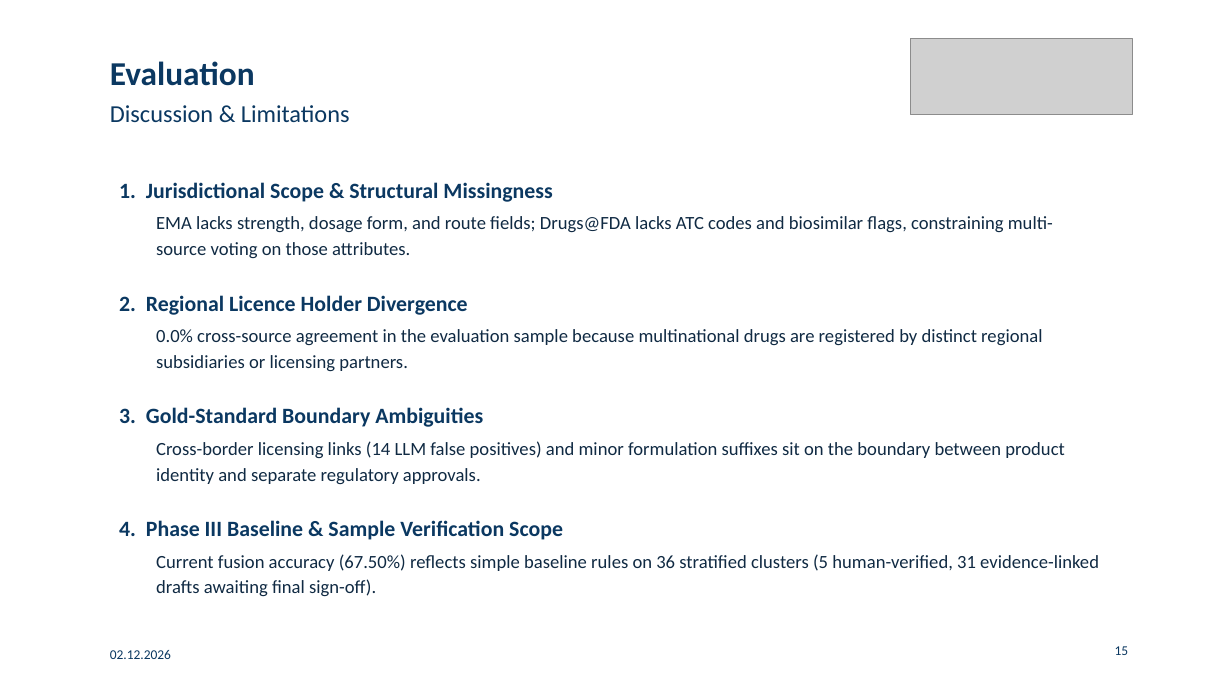
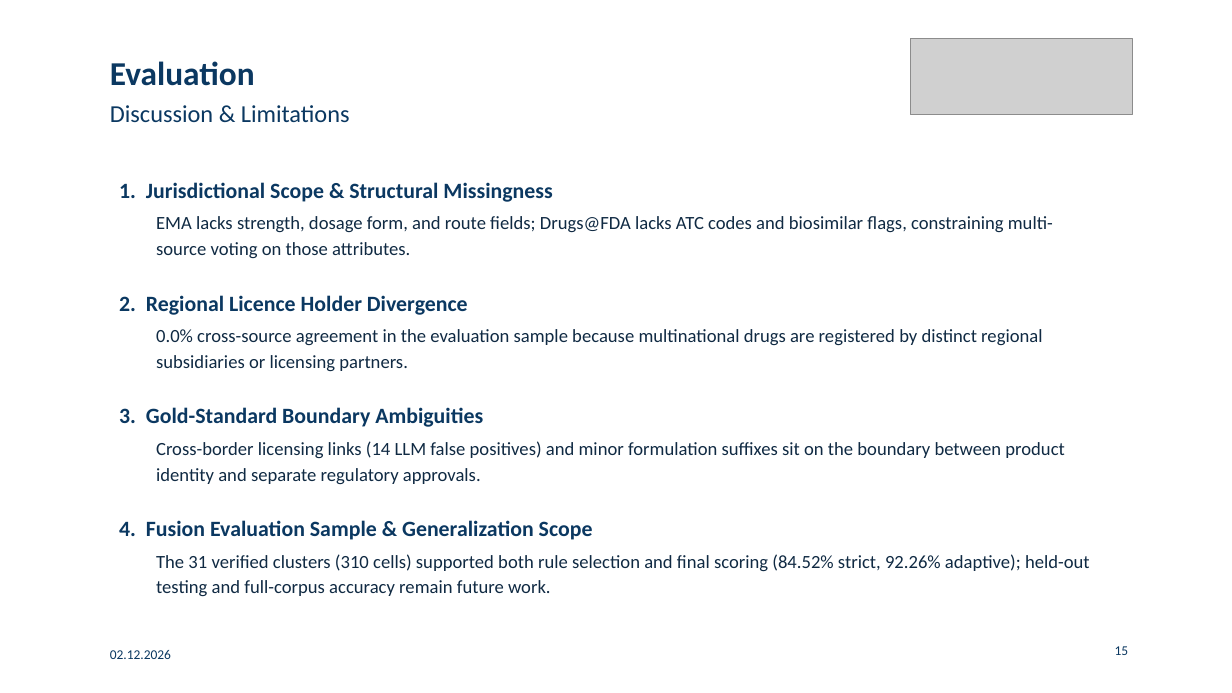
Before and after one commit to gabegagster/wdi-drug-integration, a slide deck: slide 15 of docs/presentation/wdi_drug_integration_presentation.pptx. Drawn at 1232x693 pixels with LibreOffice and Linux fonts; fonts in the diff are those of the drawing; grey boxes stand for pictures. Boxes give left, top, right and bottom in pixels: in the first picture for what was removed or moved away, otherwise in the second. Text is boxed around its words. In the diff, an @@ line names an element or a change of style, - is before the commit and + after.

Commit message:
Updated project report and presentation with phase III results and added the contribution table

```diff
--- a/docs/presentation/wdi_drug_integration_presentation.pptx
+++ b/docs/presentation/wdi_drug_integration_presentation.pptx
@@ text at bbox=[119, 520, 593, 540]: text changed @@
-4. Phase III Baseline & Sample Verification Scope
+4. Fusion Evaluation Sample & Generalization Scope
@@ text at bbox=[156, 554, 1090, 596]: text changed @@
-Current fusion accuracy (67.50%) reflects simple baseline rules on 36 stratified clusters (5 human-verified, 31 evidence-linked drafts awaiting final sign-off).
+The 31 verified clusters (310 cells) supported both rule selection and final scoring (84.52% strict, 92.26% adaptive); held-out testing and full-corpus accuracy remain future work.
```
Also in this commit, not shown: 9 other slides changed, 13 other files.
